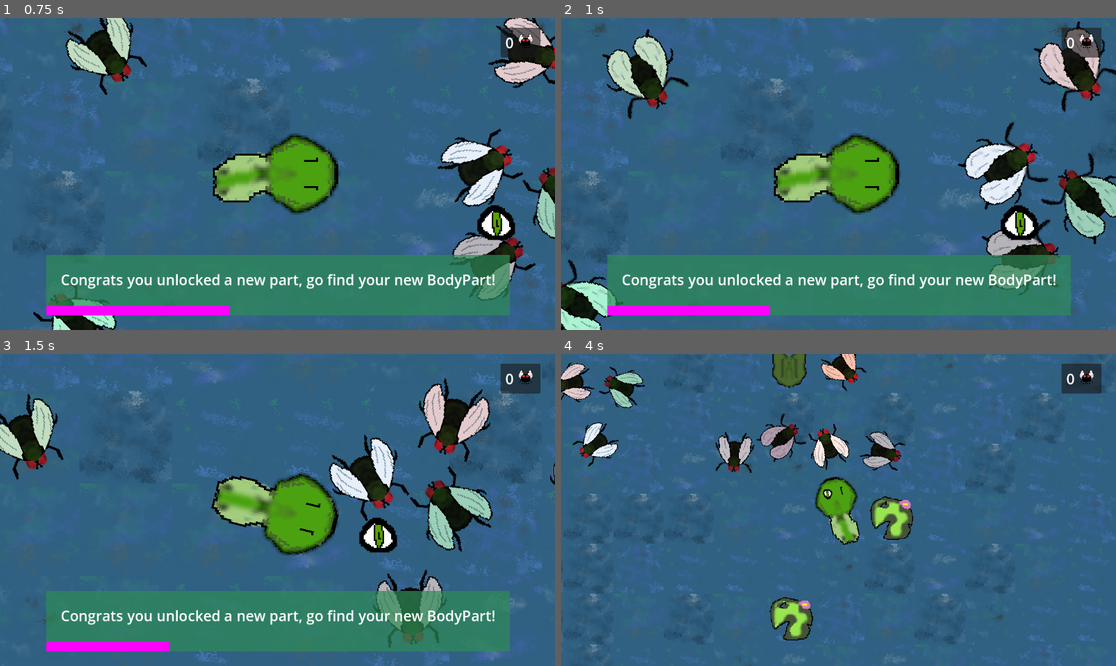
Above: before the commit, frames 1-4 (two rows, left to right).
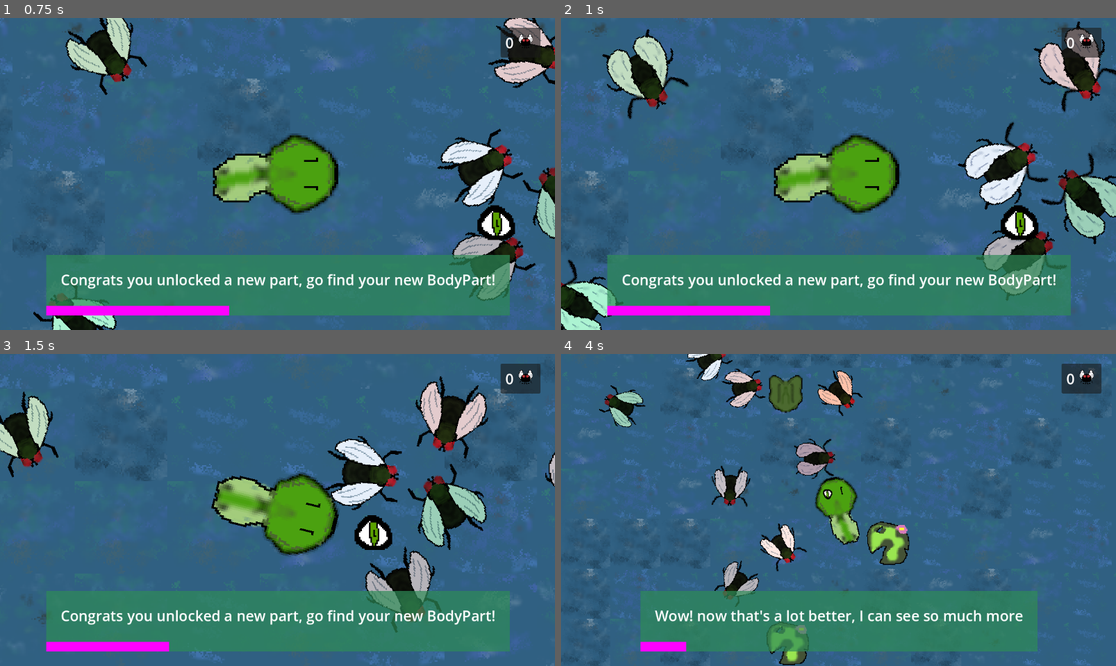
Above: after the commit, the same moments.

Repository: ibricchi/kikkerkoken
Game: Godot game, scene res://swamp.tscn
Same seed, same stepped clock (60 frames per second), same inputs: the game is played once before the commit and once after it.
Inputs:
- Up to frame 1 (0.75 s): hold D (right) from 0.53 s (still down); tap Space (space) at 0.6 s
- Up to frame 2 (1 s): keep holding D (right)
- Up to frame 3 (1.5 s): release D (right) at 1.28 s; hold S (down) from 1.28 s (still down); tap Space (space) at 1.35 s
- Up to frame 4 (4 s): release S (down) at 2.03 s; hold D (right) 2.03-2.78 s; tap Space (space) at 2.1, 2.85, 3.6 s; hold W (up) 2.78-3.53 s; hold A (left) from 3.53 s (still down)

Frame 1 is identical in both runs. In frame 2, 1.0% of the frame differs, in the area x 74-98%, y 39-91%; in frame 3, 9.0%; in frame 4, 28%, in the area x 0-100%, y 0-100%.

Commit message:
Fix tounge

Diff:
--- a/scenes/player.tscn
+++ b/scenes/player.tscn
@@ -149,16 +149,17 @@
 
 [node name="tounge" type="Area2D" parent="."]
 visible = false
-position = Vector2(46, -1.19209e-07)
+position = Vector2(30.585, 1.21)
 rotation = 1.5708
 scale = Vector2(1, 1e-05)
 script = ExtResource("4_oxcsk")
 
 [node name="Sprite2D" type="Sprite2D" parent="tounge"]
+position = Vector2(0, -15.34)
 texture = ExtResource("4_mcw0j")
 
 [node name="CollisionShape2D" type="CollisionShape2D" parent="tounge"]
-position = Vector2(-0.999657, 0.0261771)
+position = Vector2(-0.999657, -15.34)
 shape = SubResource("CapsuleShape2D_ndq0t")
 
 [node name="Timer" type="Timer" parent="tounge"]
--- a/scripts/body_part.gd
+++ b/scripts/body_part.gd
@@ -14,18 +14,17 @@
 		print($Sprite2D)
 		$Sprite2D.texture = img
 
-var disable_callback: Callable
-
 @export var zoom_multiplier: int = 1
 
 func is_on_screen() -> bool:
 	return $VisibleOnScreenNotifier2D.is_on_screen()
 
+signal on_attached(part_type: PartType)
 func attach_to_player(obj):
 	if obj is Player:
 		obj.attach_body_part(self)
-		disable_callback.call()
 		get_parent().remove_child(self)
+		on_attached.emit(part_type)
 		self.queue_free()
 
 func _ready():
--- a/scripts/swamp.gd
+++ b/scripts/swamp.gd
@@ -33,7 +33,6 @@
 
 var in_order_parts: Array[Callable] = [
 	BodyPart.create_eye,
-	BodyPart.create_tounge
 ]
 
 var body_parts: Array[Callable] = [
@@ -51,7 +50,7 @@
 		else:
 			var new_part_idx: int = randi() % len(body_parts)
 			new_part = body_parts.pop_at(new_part_idx).call()
-		new_part.disable_callback = func(): body_part_available = false
+		new_part.on_attached.connect(part_attached_callback)
 		add_child(new_part)
 		new_part.position = Vector2(
 			randf_range(random_x_start, random_x_end),
@@ -61,6 +60,15 @@
 		ui.notify("Congrats you unlocked a new part, go find your new %s!" % new_part.name)
 		body_part_available = true
 		target_body_part = new_part
+
+var first_eye: bool = true
+func part_attached_callback(type):
+	body_part_available = false
+	if type == BodyPart.PartType.EYE and first_eye:
+		ui.notify("Wow! now that's a lot better, I can see so much more")
+		first_eye = false
+	if type == BodyPart.PartType.TOUNGE:
+		ui.notify("Press space to use your new sticky tounge!")
 
 func entered_point_trap(fly: Node2D):
 	if fly is Fly:
--- a/scripts/tounge.gd
+++ b/scripts/tounge.gd
@@ -2,25 +2,30 @@
 class_name Tounge
 
 @export var tounge_time: float = 3
+@export var tounge_extend_speed: float = 1
+@export var tounge_retract_speed: float = 1
 @onready var tounge_timer = $Timer
-@export var max_length: float = 400
-@export var extend_speed: float = 1
-var target_length: float = 0
+@onready var starting_position: Vector2 = self.position
+@export var max_length: float = 3
 
 func is_ready() -> bool:
 	return true
 
+var tounge_tween: Tween = create_tween()
 func extend_tounge():
-	target_length = max_length
+	if tounge_tween.is_valid():
+		tounge_tween.kill()
+	tounge_tween = create_tween()
+	tounge_tween.tween_property(self, "scale", Vector2(max_length, max_length), tounge_extend_speed)
+
 	tounge_timer.timeout.connect(retract_tounge)
 	tounge_timer.start(tounge_time)
 
 func retract_tounge():
-	target_length = 0
+	if tounge_tween.is_valid():
+		tounge_tween.kill()
+	tounge_tween = create_tween()
+	tounge_tween.tween_property(self, "scale", Vector2(0, 0), tounge_retract_speed)
 
 func _ready() -> void:
-	pass # Replace with function body.
-
-func _process(delta: float) -> void:
-	if scale.y != target_length:
-		scale.y = lerp(scale.y, target_length, extend_speed * delta)
+	pass
